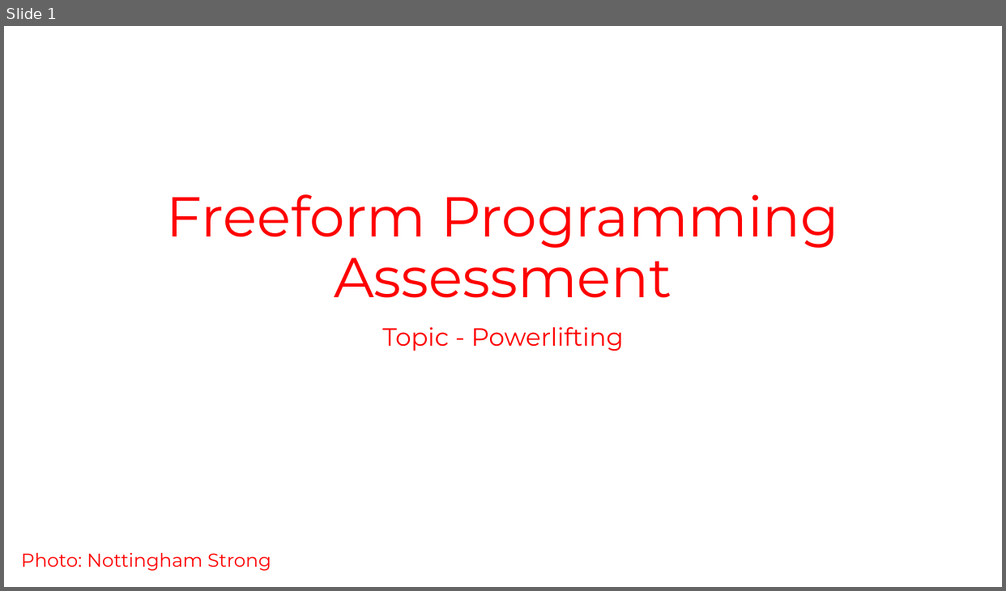
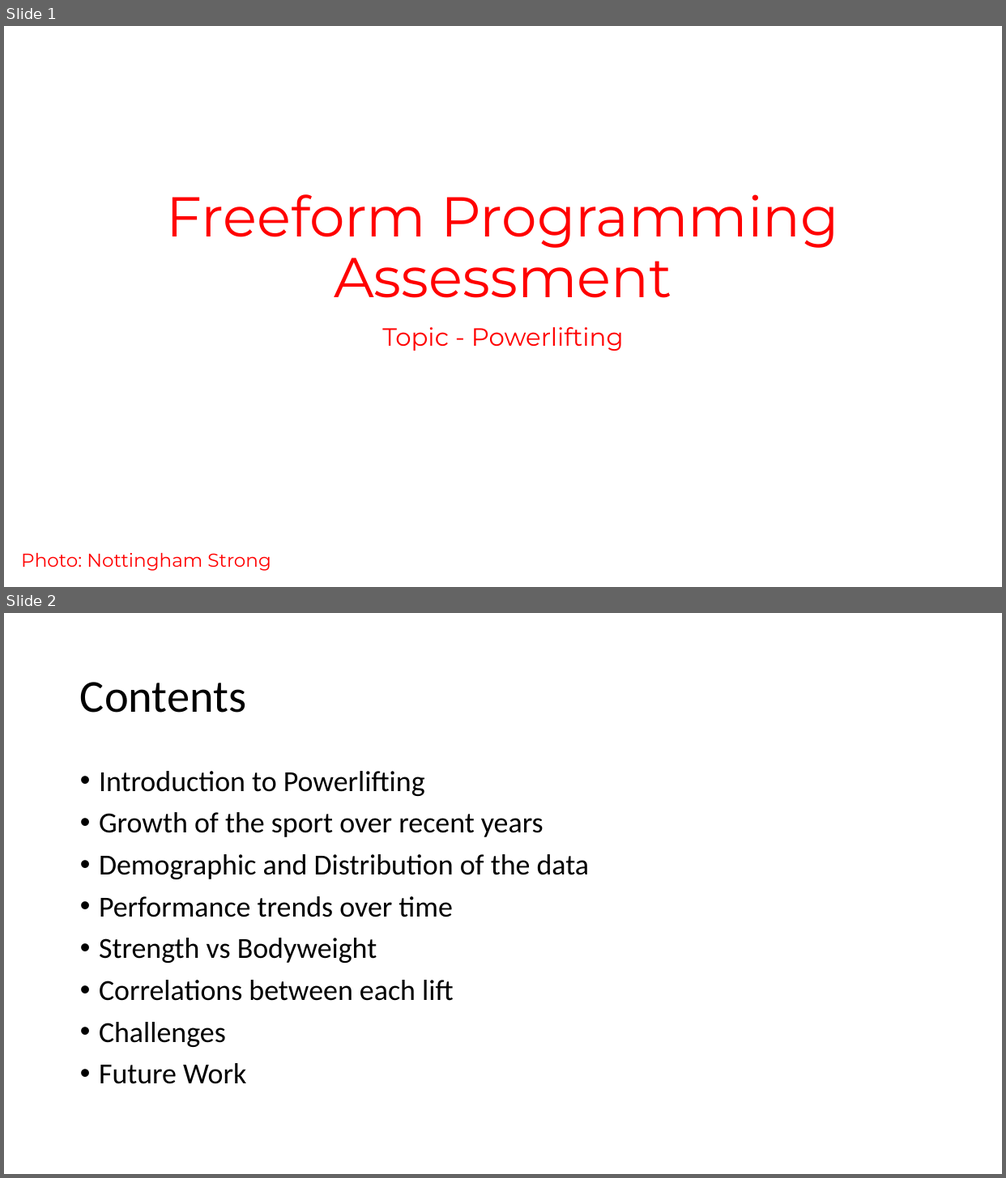
Before and after one commit to LillWawrence/freeform_programming_assessment_new, a slide deck: freeform_presentation.pptx. Shown one above the other, each under a label of ours: slide 1 before the commit, slides 1 and 2 after it. The pictures are 1006x591 and 1006x1178 pixels, drawn with LibreOffice and Linux fonts; fonts in the diff are those of the drawing; background and template pictures are left out. Boxes give left, top, right and bottom in pixels: in the first picture for what was removed or moved away, otherwise in the second. Text is boxed around its words. In the diff, an @@ line names an element or a change of style, - is before the commit and + after.

```diff
--- a/freeform_presentation.pptx
+++ b/freeform_presentation.pptx
@@ slide 2 added at box(4, 613, 1002, 1174), background #FFFFFF @@
@@ title added at box(80, 682, 247, 713), 44 pt, text #000000 @@
+Contents
@@ text added at box(99, 771, 590, 1084), 28 pt, text #000000 @@
+• Introduction to Powerlifting
+• Growth of the sport over recent years
+• Demographic and Distribution of the data
+• Performance trends over time
+• Strength vs Bodyweight
+• Correlations between each lift
+• Challenges
+• Future Work
```
Also in this commit, not shown: 4 slides changed, 5 other slides added, 2 other files.
